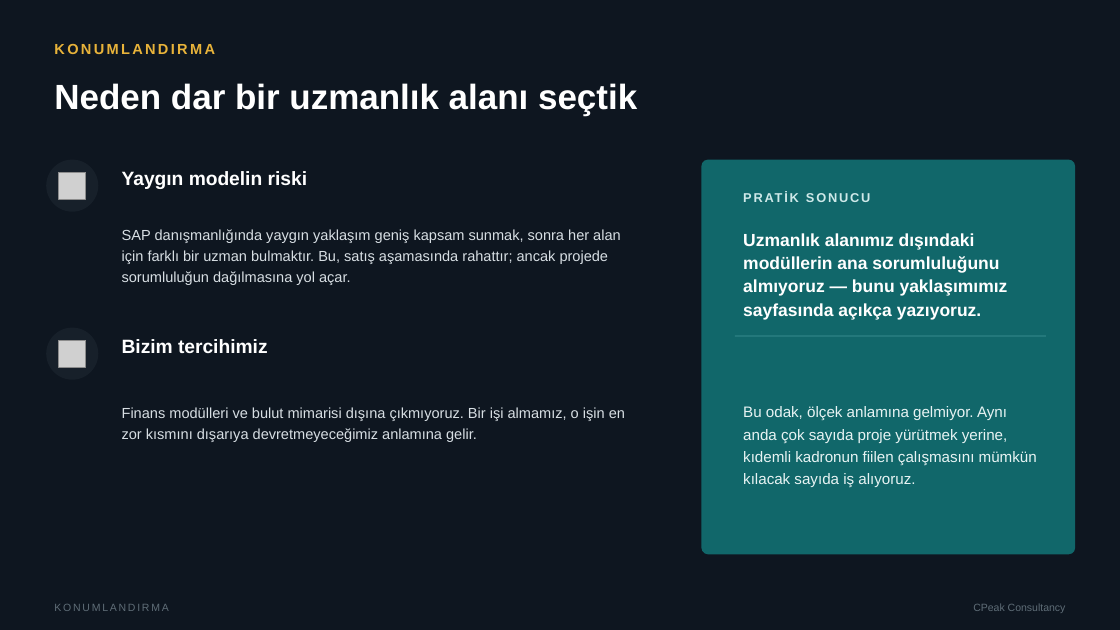
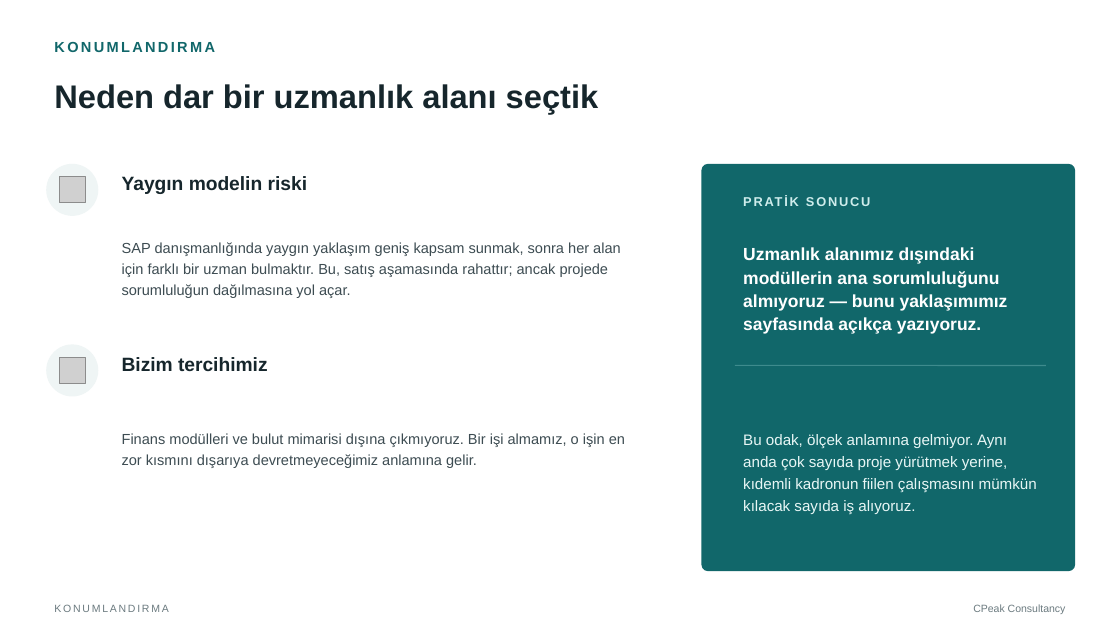
Before and after one commit to narinygt/Default, a slide deck: slide 3 of CPeak_Consultancy_Sunum.pptx. Drawn at 1120x630 pixels with LibreOffice and Linux fonts; fonts in the diff are those of the drawing; grey boxes stand for pictures. Boxes give left, top, right and bottom in pixels: in the first picture for what was removed or moved away, otherwise in the second. Text is boxed around its words. In the diff, an @@ line names an element or a change of style, - is before the commit and + after.

```diff
--- a/CPeak_Consultancy_Sunum.pptx
+++ b/CPeak_Consultancy_Sunum.pptx
@@ background #0E1620 to #FFFFFF @@
@@ text "Neden dar bir uzmanlık alanı ..." at box(54, 84, 599, 114): size 30 to 28 pt, text colour #FFFFFF to #16262C; line spacing 34pt to 32pt @@
@@ text "KONUMLANDIRMA" at box(54, 42, 215, 52): text colour #E8B33A to #11676A @@
@@ ellipse: place and size @@
-ellipse at box(46, 160, 98, 212)
+ellipse at box(46, 164, 98, 216)
@@ ellipse at box(46, 164, 98, 216): fill #17202A to #EFF5F5 @@
@@ picture: place and size @@
-picture at box(59, 172, 86, 199)
+picture at box(59, 176, 85, 202)
@@ text "Yaygın modelin riski" at box(122, 176, 307, 194): text colour #FFFFFF to #16262C @@
@@ rounded rectangle: place and size @@
-rounded rectangle at box(702, 160, 1075, 555)
+rounded rectangle at box(702, 164, 1075, 571)
@@ text "SAP danışmanlığında yaygın yaklaşım geniş ...": place and size @@
-text "SAP danışmanlığında yaygın yaklaşım geniş ..." at box(122, 229, 621, 285)
+text "SAP danışmanlığında yaygın yaklaşım geniş ..." at box(122, 242, 621, 298)
@@ text "SAP danışmanlığında yaygın yaklaşım geniş ..." at box(122, 242, 621, 298): text colour #D7DEE3 to #3D4C52 @@
@@ text "PRATİK SONUCU" at box(790, 197, 799, 206): text colour #CFE9E9 to #CFEDEC @@
@@ text "Uzmanlık alanımız dışındaki modüllerin ana ...": place and size @@
-text "Uzmanlık alanımız dışındaki modüllerin ana ..." at box(743, 233, 1008, 320)
+text "Uzmanlık alanımız dışındaki modüllerin ana ..." at box(743, 247, 1008, 334)
@@ ellipse: place and size @@
-ellipse at box(46, 328, 98, 380)
+ellipse at box(46, 344, 98, 397)
@@ ellipse at box(46, 344, 98, 397): fill #17202A to #EFF5F5 @@
@@ picture: place and size @@
-picture at box(59, 340, 86, 367)
+picture at box(59, 357, 85, 383)
@@ text "Bizim tercihimiz" at box(122, 357, 268, 371): text colour #FFFFFF to #16262C @@
@@ text "Bizim tercihimiz": place and size @@
-text "Bizim tercihimiz" at box(122, 339, 268, 353)
+text "Bizim tercihimiz" at box(122, 357, 268, 371)
@@ text "Finans modülleri ve bulut mimarisi ..." at box(122, 433, 625, 468): text colour #D7DEE3 to #3D4C52 @@
@@ text "Finans modülleri ve bulut mimarisi ...": place and size @@
-text "Finans modülleri ve bulut mimarisi ..." at box(122, 407, 625, 442)
+text "Finans modülleri ve bulut mimarisi ..." at box(122, 433, 625, 468)
@@ text "Bu odak, ölçek anlamına gelmiyor. ...": place and size @@
-text "Bu odak, ölçek anlamına gelmiyor. ..." at box(743, 406, 1037, 488)
+text "Bu odak, ölçek anlamına gelmiyor. ..." at box(743, 434, 1037, 515)
@@ text "Bu odak, ölçek anlamına gelmiyor. ..." at box(743, 434, 1037, 515): text colour #E7F3F3 to #E7F6F5 @@
@@ line moved from (735, 336) - (1046, 336) to (735, 365) - (1046, 365) @@
@@ line (735, 365) - (1046, 365): stroke #2E8285 1 pt to #3E8B8D 1 pt @@
@@ text "KONUMLANDIRMA" at box(54, 604, 168, 612): text colour #5F6D77 to #6C7B80 @@
@@ text "CPeak Consultancy" at box(973, 604, 1066, 614): text colour #5F6D77 to #6C7B80 @@
```
Also in this commit, not shown: 14 other slides changed.
